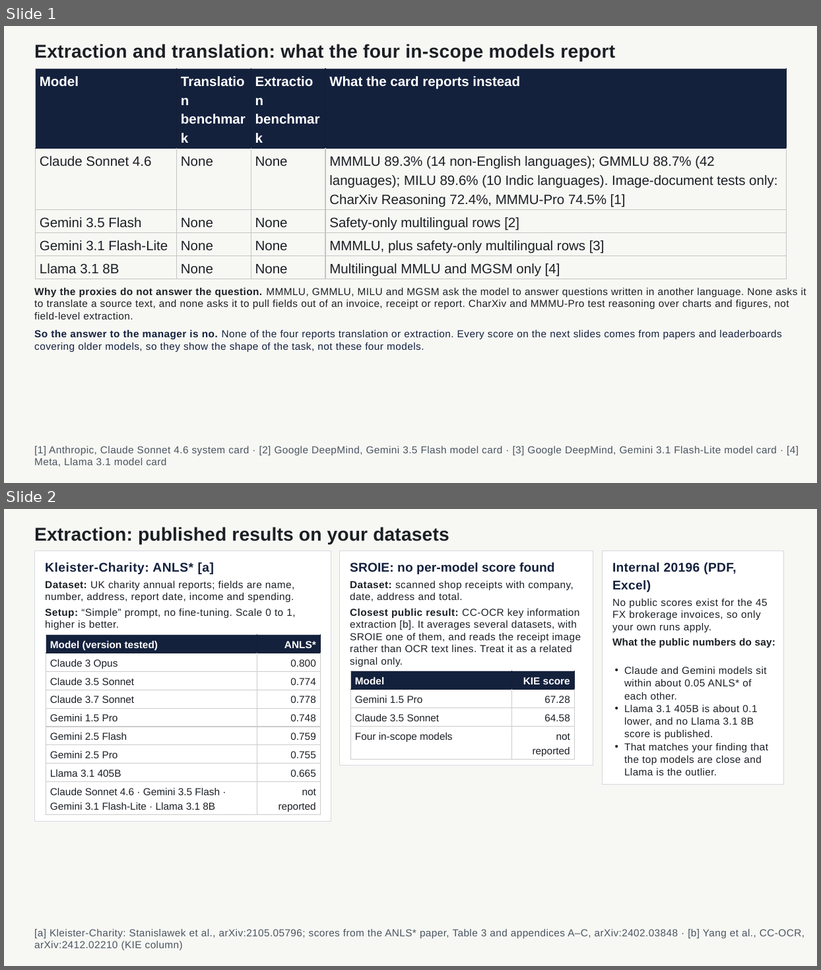
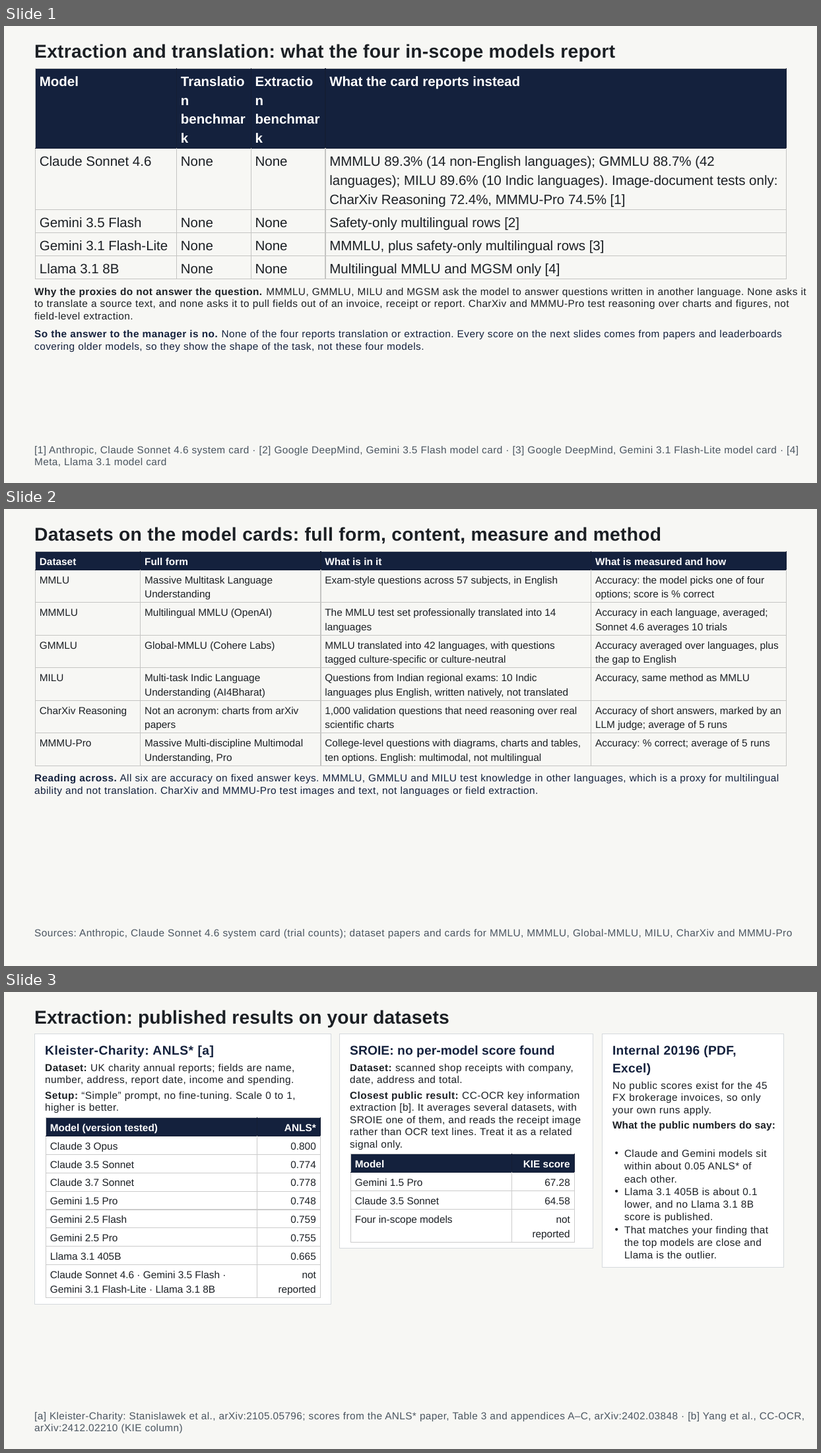
Before and after one commit to chetanrs133/Function-approximation-using-neural-networks, a slide deck: Extraction and translation published LLM scores.pptx. Shown one above the other, each under a label of ours: slides 1 and 2 before the commit, slides 1, 2 and 3 after it. The pictures are 821x970 and 821x1453 pixels, drawn with LibreOffice and Linux fonts; fonts in the diff are those of the drawing. Boxes give left, top, right and bottom in pixels: in the first picture for what was removed or moved away, otherwise in the second. Text is boxed around its words. In the diff, an @@ line names an element or a change of style, - is before the commit and + after.

```diff
--- a/Extraction and translation published LLM scores.pptx
+++ b/Extraction and translation published LLM scores.pptx
@@ slide 2 added at box(4, 509, 817, 966), background #F7F7F4 @@
@@ title added at box(34, 527, 661, 544), 22 pt, text #1B1F24, bold @@
+Datasets on the model cards: full form, content, measure and method
@@ table added at box(35, 552, 786, 766), 7 rows, 4 columns @@
+Dataset | Full form | What is in it | What is measured and how
+MMLU | Massive Multitask Language Understanding | Exam-style questions across 57 subjects, in English | Accuracy: the model picks one of four options; score is % correct
+MMMLU | Multilingual MMLU (OpenAI) | The MMLU test set professionally translated into 14 languages | Accuracy in each language, averaged; Sonnet 4.6 averages 10 trials
+GMMLU | Global-MMLU (Cohere Labs) | MMLU translated into 42 languages, with questions tagged culture-specific or culture-neutral | Accuracy averaged over languages, plus the gap to English
+MILU | Multi-task Indic Language Understanding (AI4Bharat) | Questions from Indian regional exams: 10 Indic languages plus English, written natively, not translated | Accuracy, same method as MMLU
+CharXiv Reasoning | Not an acronym: charts from arXiv papers | 1,000 validation questions that need reasoning over real scientific charts | Accuracy of short answers, marked by an LLM judge; average of 5 runs
+MMMU-Pro | Massive Multi-discipline Multimodal Understanding, Pro | College-level questions with diagrams, charts and tables, ten options. English: multimodal, not multilingual | Accuracy: % correct; average of 5 runs
@@ text added at box(34, 774, 780, 796), 12 pt, text #14213D @@
+Reading across. All six are accuracy on fixed answer keys. MMMLU, GMMLU and MILU test knowledge in other languages, which is a proxy for multilingual ability and not translation. CharXiv and MMMU-Pro test images and text, not languages or field extraction.
@@ text added at box(34, 929, 793, 939), 12 pt, text #4A5560 @@
+Sources: Anthropic, Claude Sonnet 4.6 system card (trial counts); dataset papers and cards for MMLU, MMMLU, Global-MMLU, MILU, CharXiv and MMMU-Pro
@@ what was slide 2 is now slide 3 @@
```
